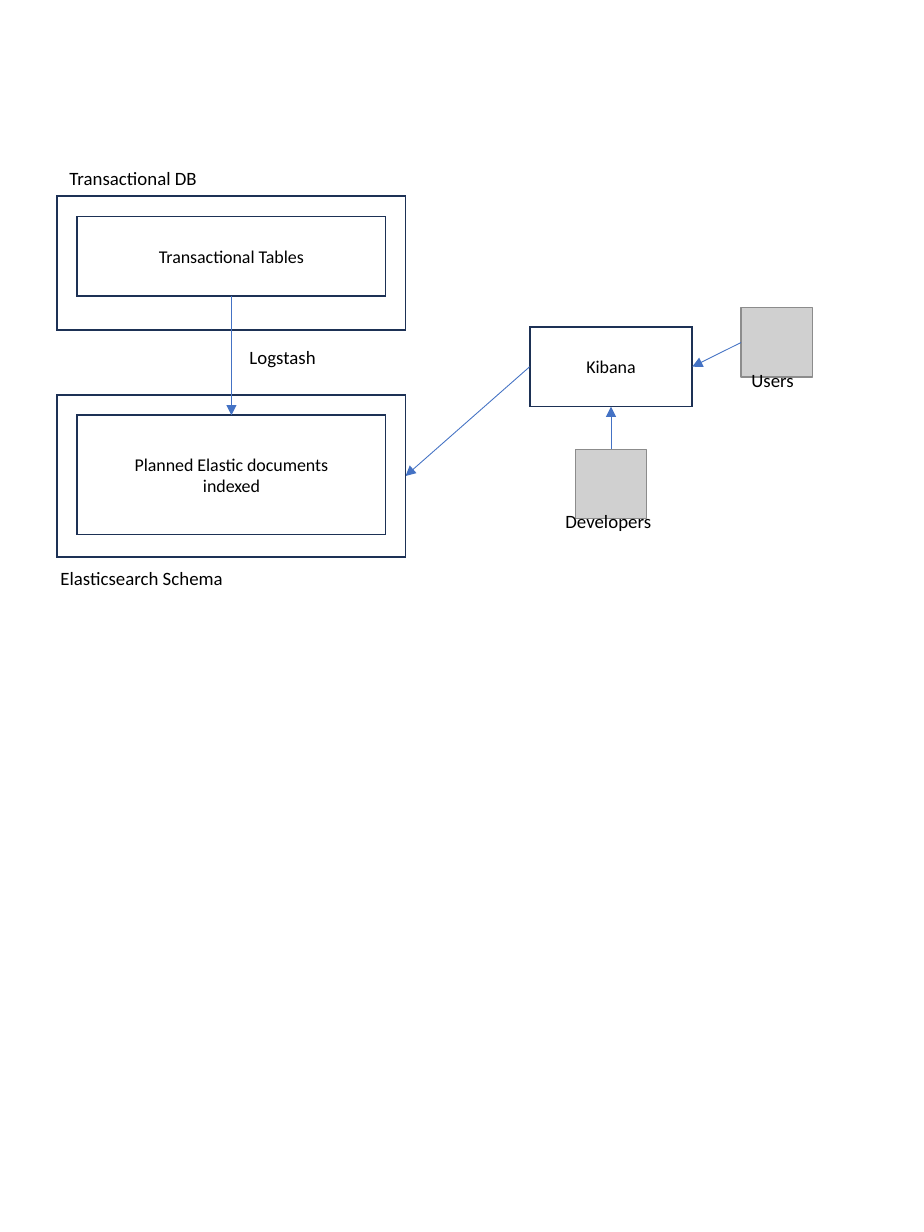
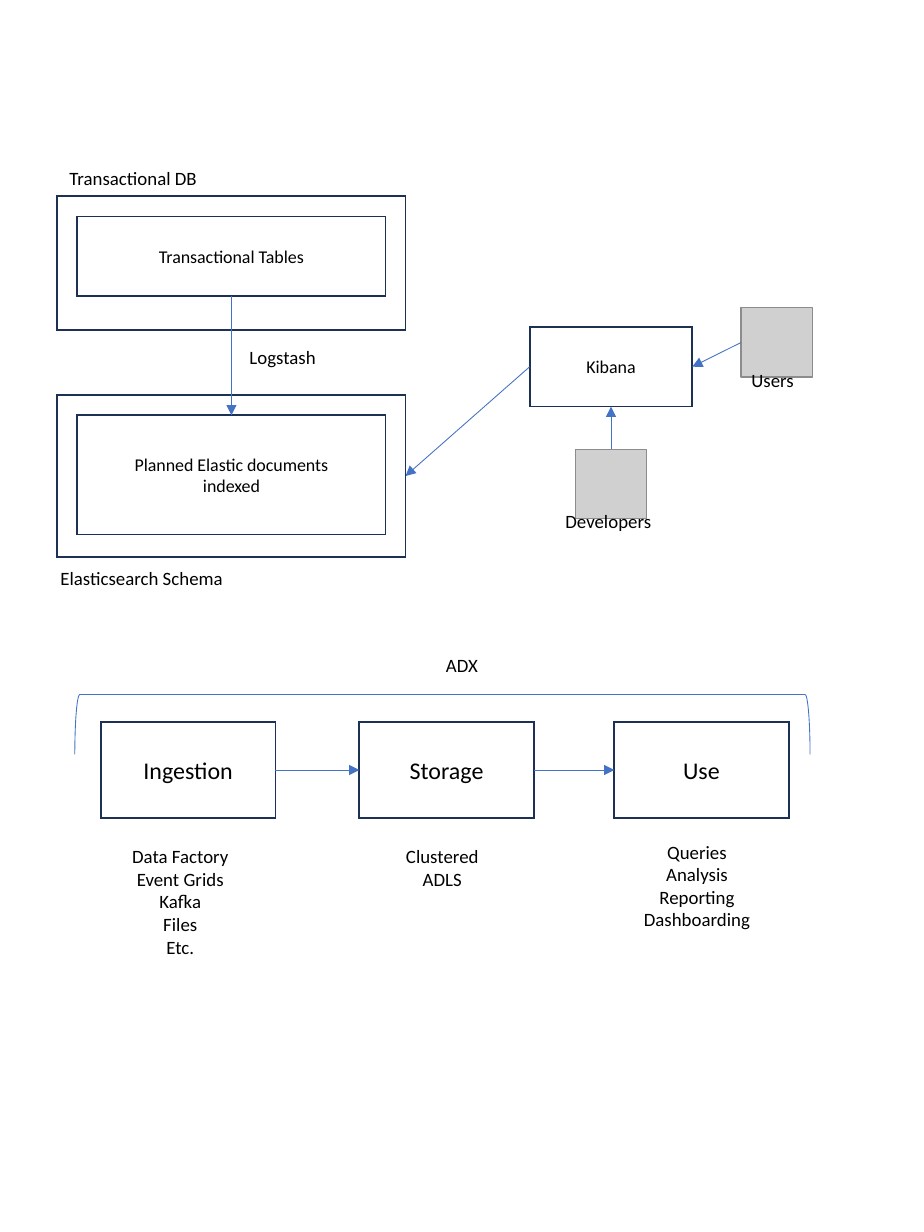
Before and after one commit to SatyaKomatineni/articles-repo, a slide deck: slide 5 of general-tech-figures.pptx. Drawn at 924x1232 pixels with LibreOffice and Linux fonts; fonts in the diff are those of the drawing; grey boxes stand for pictures. Boxes give left, top, right and bottom in pixels: in the first picture for what was removed or moved away, otherwise in the second. Text is boxed around its words. In the diff, an @@ line names an element or a change of style, - is before the commit and + after.

```diff
--- a/general-tech-figures.pptx
+++ b/general-tech-figures.pptx
@@ text added at <box>446,660,478,672</box>, 11 pt, text #000000 @@
+ADX
@@ right bracket added at <box>75,695,811,755</box>, outline #4472C4 0.5 pt @@
@@ rectangle added at <box>101,722,276,818</box>, outline #1E3256 1 pt, 14 pt, text #000000 @@
+Ingestion
@@ rectangle added at <box>360,722,535,818</box>, outline #1E3256 1 pt, 14 pt, text #000000 @@
+Storage
@@ rectangle added at <box>615,722,790,818</box>, outline #1E3256 1 pt, 14 pt, text #000000 @@
+Use
@@ arrow added from (276, 770) to (360, 770), #4472C4 0.5 pt @@
@@ arrow added from (533, 770) to (615, 770), #4472C4 0.5 pt @@
@@ text added at <box>132,851,228,954</box>, 11 pt, text #000000 @@
+Data Factory
+Event Grids
+Kafka
+Files
+Etc.
@@ text added at <box>406,850,479,886</box>, 11 pt, text #000000 @@
+Clustered
+ADLS
@@ text added at <box>644,846,750,930</box>, 11 pt, text #000000 @@
+Queries
+Analysis
+Reporting
+Dashboarding
```
Also in this commit, not shown: 2 other files.
